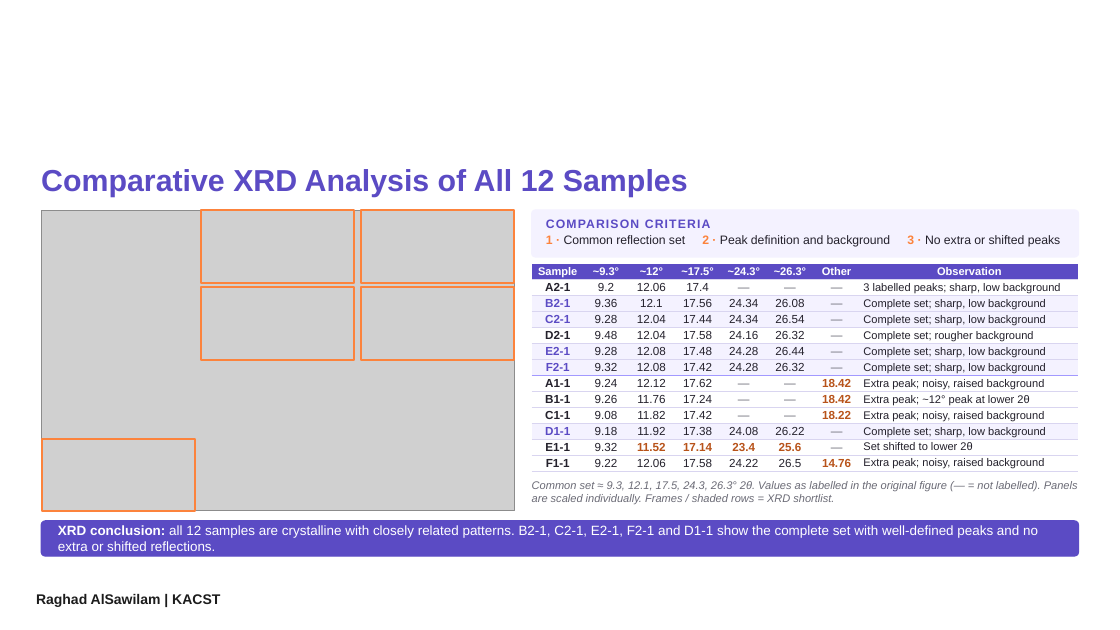
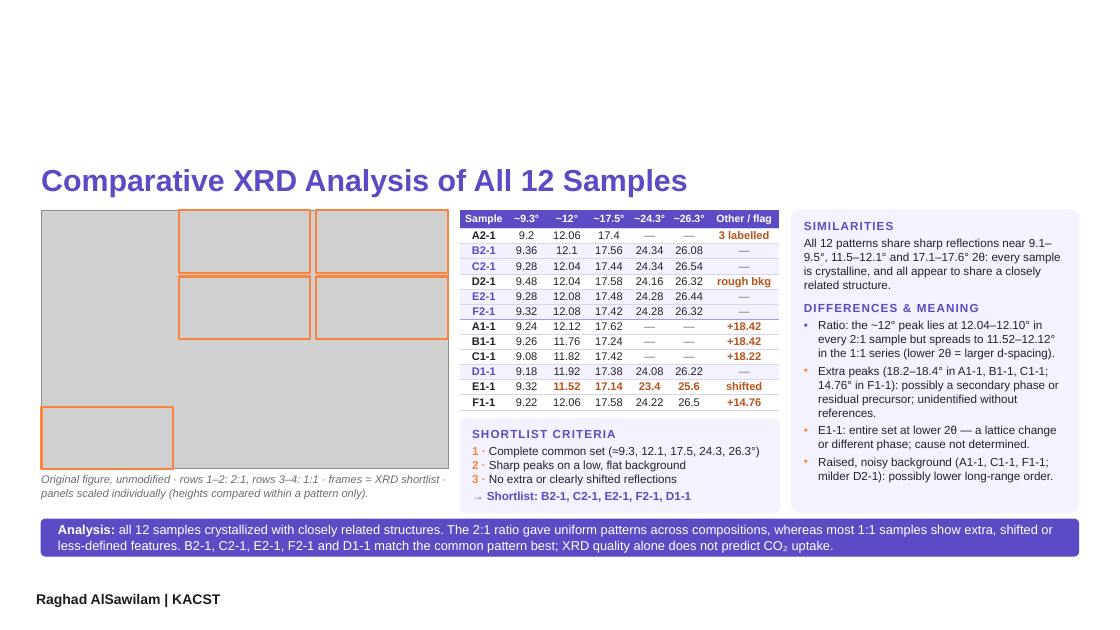
Before and after one commit to shathasultan/shatha, a slide deck: slide 4 of WPC2026_MOF_CO2_Capture_9slides.pptx. Drawn at 1120x630 pixels with LibreOffice and Linux fonts; fonts in the diff are those of the drawing; grey boxes stand for pictures; background and template pictures are left out. Boxes give left, top, right and bottom in pixels: in the first picture for what was removed or moved away, otherwise in the second. Text is boxed around its words. In the diff, an @@ line names an element or a change of style, - is before the commit and + after.

```diff
--- a/WPC2026_MOF_CO2_Capture_9slides.pptx
+++ b/WPC2026_MOF_CO2_Capture_9slides.pptx
@@ picture resized from (x1=41, y1=210, x2=515, y2=511) to (x1=41, y1=210, x2=449, y2=469) @@
@@ rectangle resized from (x1=201, y1=210, x2=354, y2=282) to (x1=179, y1=210, x2=311, y2=272) @@
@@ rectangle resized from (x1=360, y1=210, x2=514, y2=282) to (x1=316, y1=210, x2=448, y2=272) @@
@@ table at (x1=460, y1=210, x2=780, y2=410) @@
-column 7: Other | — | — | — | — | — | — | 18.42 | 18.42 | 18.22 | — | — | 14.76
-column 8: Observation | 3 labelled peaks; sharp, low background | Complete set; sharp, low background | Complete set; sharp, low background | Complete set; rougher background | Complete set; sharp, low background | Complete set; sharp, low background | Extra peak; noisy, raised background | Extra peak; ~12° peak at lower 2θ | Extra peak; noisy, raised background | Complete set; sharp, low background | Set shifted to lower 2θ | Extra peak; noisy, raised background
+column 7: Other / flag | 3 labelled | — | — | rough bkg | — | — | +18.42 | +18.42 | +18.22 | — | shifted | +14.76
@@ table resized from (x1=532, y1=264, x2=1079, y2=473) to (x1=460, y1=210, x2=780, y2=410) @@
@@ rounded rectangle removed at (x1=532, y1=210, x2=1079, y2=257) @@
@@ text removed at (x1=546, y1=219, x2=711, y2=228) @@
-COMPARISON CRITERIA
@@ text removed at (x1=546, y1=235, x2=1060, y2=247) @@
-1 · Common reflection set 2 · Peak definition and background 3 · No extra or shifted peaks
@@ rounded rectangle added at (x1=791, y1=210, x2=1079, y2=513), fill #F4F2FF, outline #F4F2FF 1 pt @@
@@ text added at (x1=804, y1=222, x2=893, y2=230), 10 pt, text #5B4BC4, bold @@
+SIMILARITIES
@@ text added at (x1=804, y1=238, x2=1061, y2=289), 10 pt, text #24212C @@
+All 12 patterns share sharp reflections near 9.1–9.5°, 11.5–12.1° and 17.1–17.6° 2θ: every sample is crystalline, and all appear to share a closely related structure.
@@ rectangle resized from (x1=201, y1=287, x2=354, y2=360) to (x1=179, y1=276, x2=311, y2=339) @@
@@ rectangle resized from (x1=360, y1=287, x2=514, y2=360) to (x1=316, y1=276, x2=448, y2=339) @@
@@ text added at (x1=804, y1=304, x2=979, y2=312), 10 pt, text #5B4BC4, bold @@
+DIFFERENCES & MEANING
@@ text added at (x1=818, y1=320, x2=1058, y2=483), 10 pt, text #24212C @@
+• Ratio: the ~12° peak lies at 12.04–12.10° in every 2:1 sample but spreads to 11.52–12.12° in the 1:1 series (lower 2θ = larger d-spacing).
+• Extra peaks (18.2–18.4° in A1-1, B1-1, C1-1; 14.76° in F1-1): possibly a secondary phase or residual precursor; unidentified without references.
+• E1-1: entire set at lower 2θ — a lattice change or different phase; cause not determined.
+• Raised, noisy background (A1-1, C1-1, F1-1; milder D2-1): possibly lower long-range order.
@@ rectangle resized from (x1=41, y1=439, x2=194, y2=511) to (x1=41, y1=407, x2=173, y2=469) @@
@@ rounded rectangle added at (x1=460, y1=418, x2=780, y2=513), fill #F4F2FF, outline #F4F2FF 1 pt @@
@@ text at (x1=472, y1=446, x2=760, y2=502): text changed; size 9.5 to 10 pt; text colour #6B6B76 to #24212C; italic off @@
-Common set ≈ 9.3, 12.1, 17.5, 24.3, 26.3° 2θ. Values as labelled in the original figure (— = not labelled). Panels are scaled individually. Frames / shaded rows = XRD shortlist.
+1 · Complete common set (≈9.3, 12.1, 17.5, 24.3, 26.3°)
+2 · Sharp peaks on a low, flat background
+3 · No extra or clearly shifted reflections
+→ Shortlist: B2-1, C2-1, E2-1, F2-1, D1-1
@@ text added at (x1=472, y1=430, x2=616, y2=438), 10 pt, text #5B4BC4, bold @@
+SHORTLIST CRITERIA
@@ text added at (x1=41, y1=475, x2=439, y2=499), 9.5 pt, text #6B6B76, italic @@
+Original figure, unmodified · rows 1–2: 2:1, rows 3–4: 1:1 · frames = XRD shortlist · panels scaled individually (heights compared within a pattern only).
@@ text at (x1=58, y1=524, x2=1052, y2=553): text changed; size 11.5 to 11 pt @@
-XRD conclusion: all 12 samples are crystalline with closely related patterns. B2-1, C2-1, E2-1, F2-1 and D1-1 show the complete set with well-defined peaks and no extra or shifted reflections.
+Analysis: all 12 samples crystallized with closely related structures. The 2:1 ratio gave uniform patterns across compositions, whereas most 1:1 samples show extra, shifted or less-defined features. B2-1, C2-1, E2-1, F2-1 and D1-1 match the common pattern best; XRD quality alone does not predict CO₂ uptake.
```
Also in this commit, not shown: 2 other slides changed.
